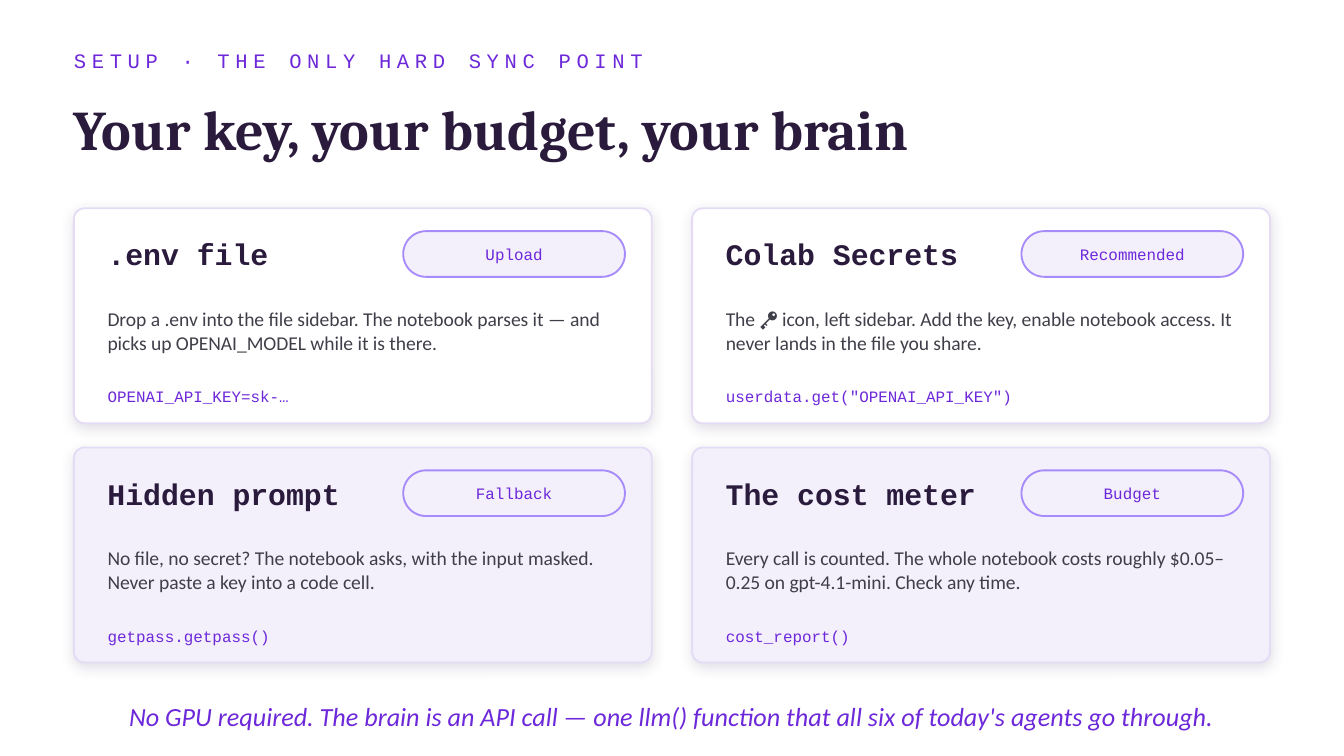
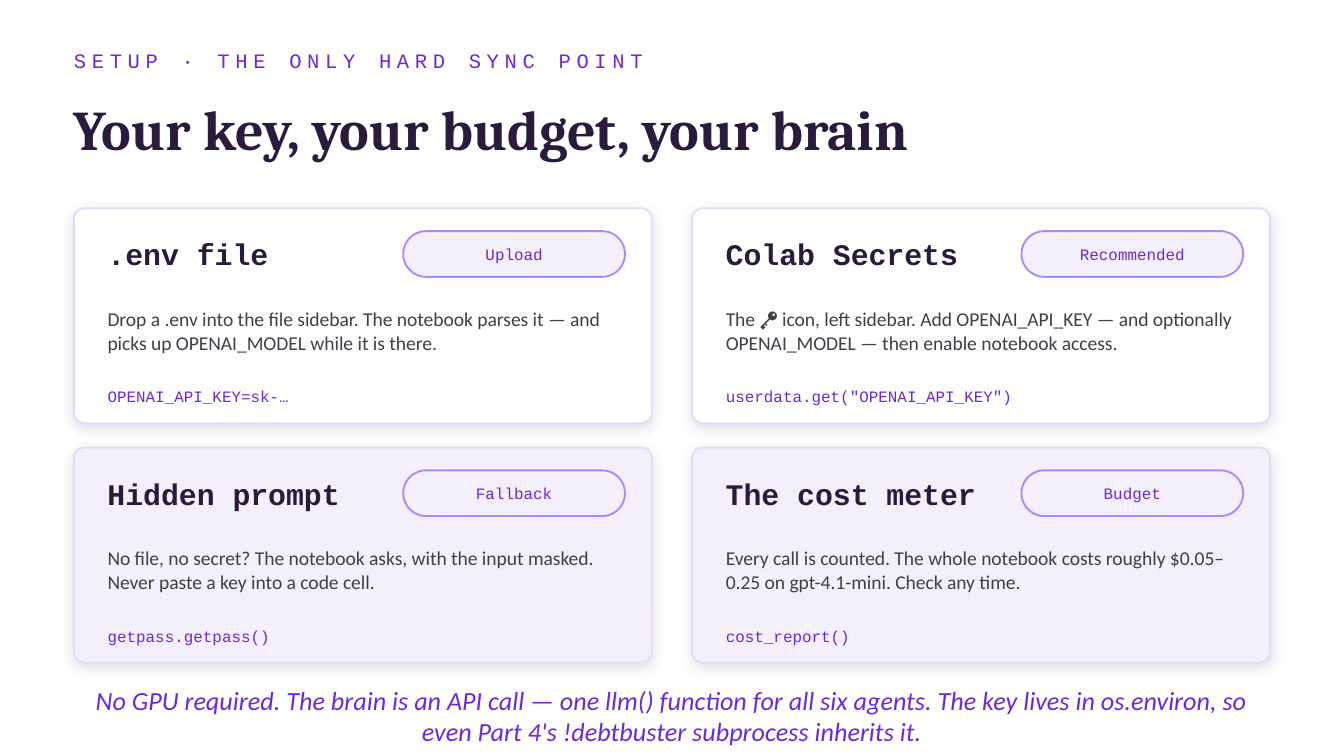
Before and after one commit to KarthikShivasankar/LLMA4SE-Workshop4, a slide deck: slide 3 of LLMA4SE_Workshop4_Slides.pptx. Drawn at 1344x756 pixels with LibreOffice and Linux fonts; fonts in the diff are those of the drawing. Boxes give left, top, right and bottom in pixels: in the first picture for what was removed or moved away, otherwise in the second. Text is boxed around its words. In the diff, an @@ line names an element or a change of style, - is before the commit and + after.

```diff
--- a/LLMA4SE_Workshop4_Slides.pptx
+++ b/LLMA4SE_Workshop4_Slides.pptx
@@ text at (x1=726, y1=312, x2=1232, y2=353): text changed @@
-The 🔑 icon, left sidebar. Add the key, enable notebook access. It never lands in the file you share.
+The 🔑 icon, left sidebar. Add OPENAI_API_KEY — and optionally OPENAI_MODEL — then enable notebook access.
@@ text at (x1=96, y1=691, x2=1247, y2=746): text changed @@
-No GPU required. The brain is an API call — one llm() function that all six of today's agents go through.
+No GPU required. The brain is an API call — one llm() function for all six agents. The key lives in os.environ, so even Part 4's !debtbuster subprocess inherits it.
```
Also in this commit, not shown: 11 other slides changed, 1 slide added, 25 other files.
